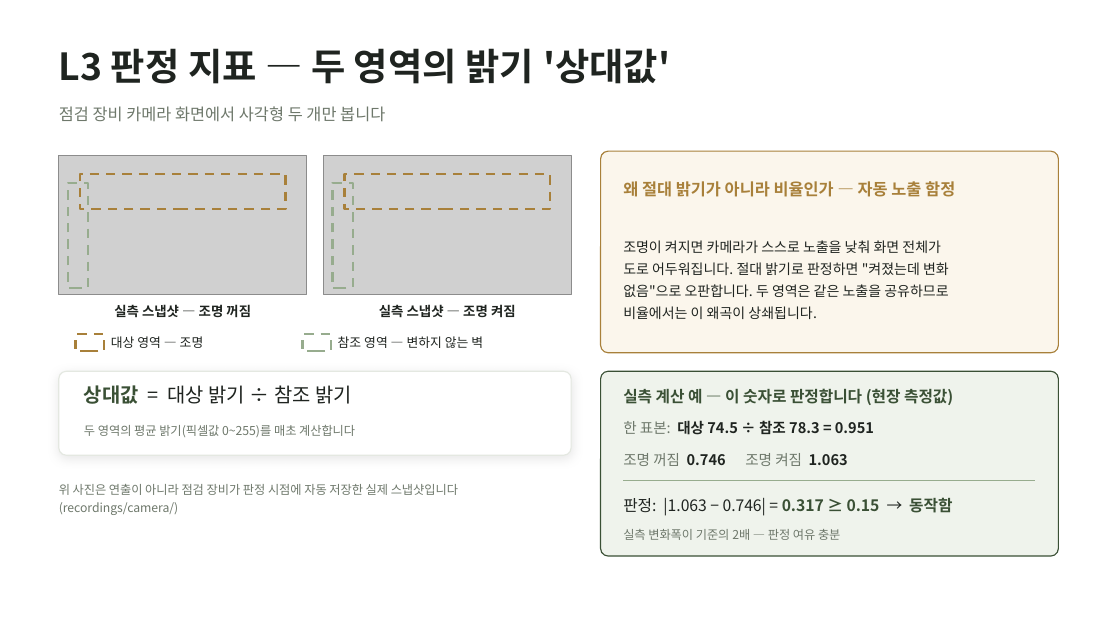
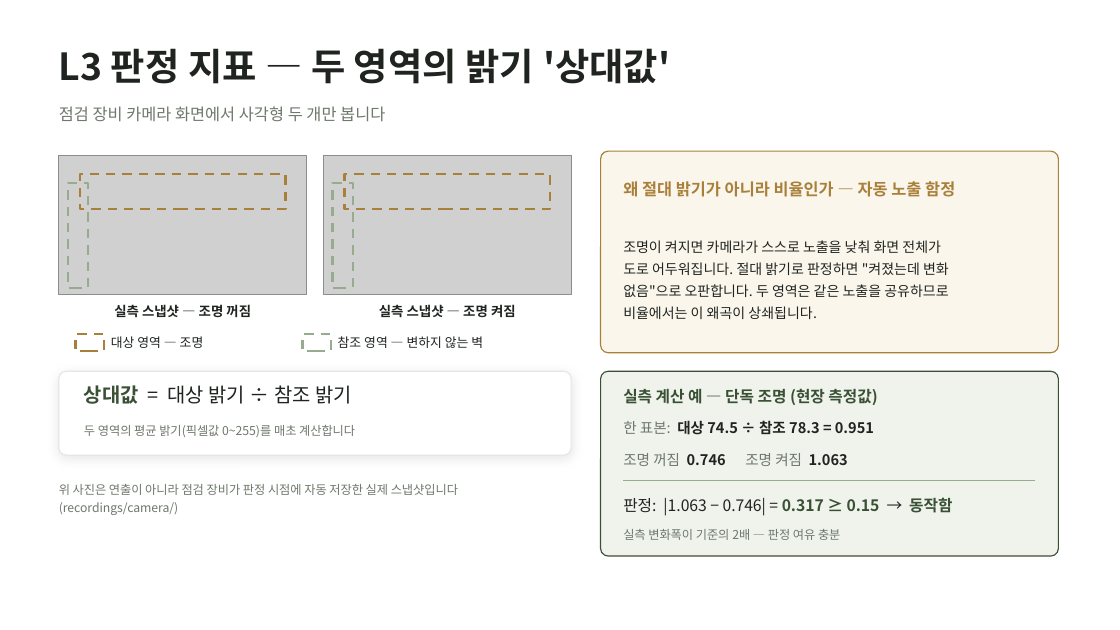
Before and after one commit to wonseok0415/wonseok-lab, a slide deck: slide 11 of thinqreal/fieldcheck/FieldCheck_운영보고_20260807.pptx. Drawn at 1120x630 pixels with LibreOffice and Linux fonts; fonts in the diff are those of the drawing; grey boxes stand for pictures. Boxes give left, top, right and bottom in pixels: in the first picture for what was removed or moved away, otherwise in the second. Text is boxed around its words. In the diff, an @@ line names an element or a change of style, - is before the commit and + after.

```diff
--- a/thinqreal/fieldcheck/FieldCheck_운영보고_20260807.pptx
+++ b/thinqreal/fieldcheck/FieldCheck_운영보고_20260807.pptx
@@ text at <box>623,389,877,405</box>: text changed @@
-실측 계산 예 — 이 숫자로 판정합니다 (현장 측정값)
+실측 계산 예 — 단독 조명 (현장 측정값)
```
Also in this commit, not shown: 3 other slides changed, 3 other files.
